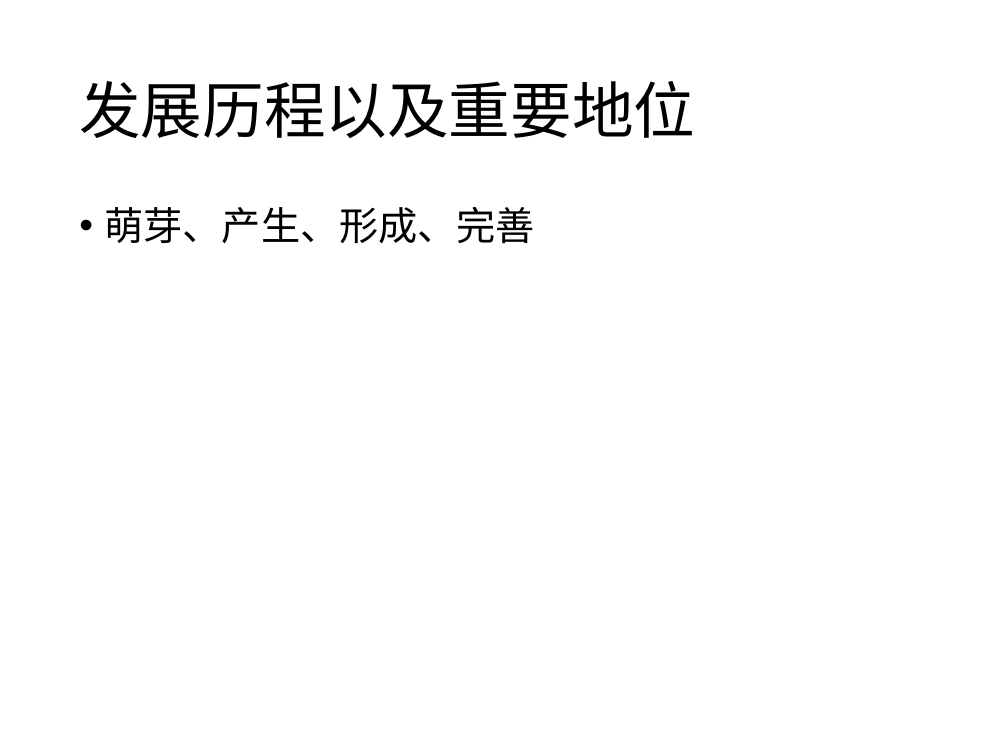
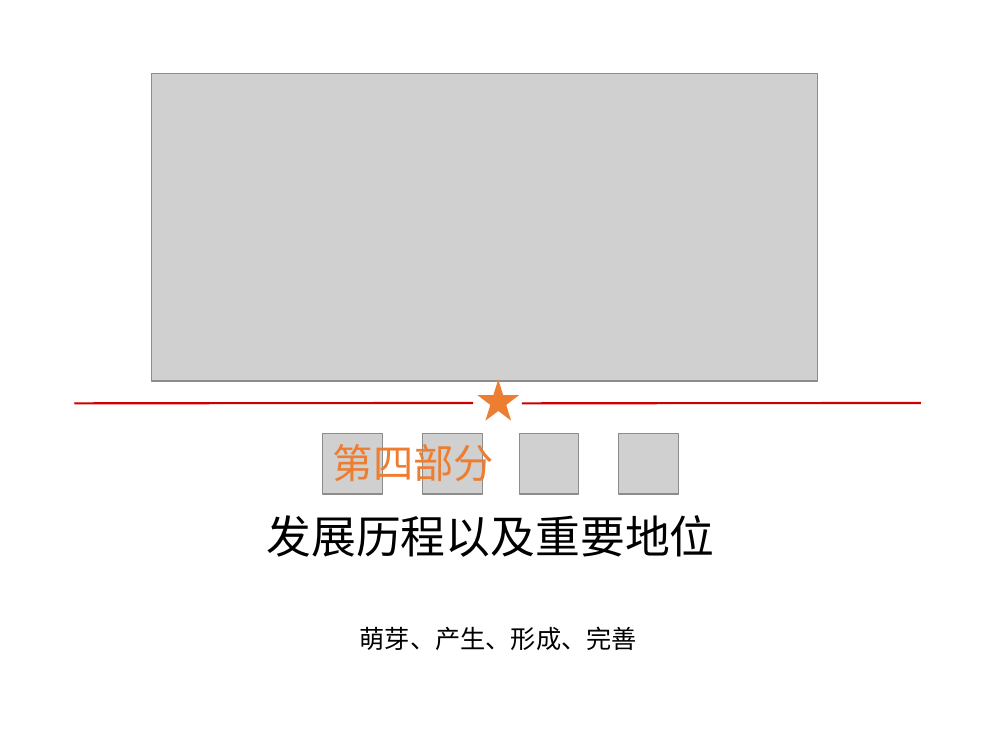
Before and after one commit to 117503445/history-ppt, a slide deck: slide 20 of 近代史张都铭小组.pptx (slide 9 before the commit). Drawn at 1008x756 pixels with LibreOffice and Linux fonts; fonts in the diff are those of the drawing; grey boxes stand for pictures; background and template pictures are left out. Boxes give left, top, right and bottom in pixels: in the first picture for what was removed or moved away, otherwise in the second. Text is boxed around its words. In the diff, an @@ line names an element or a change of style, - is before the commit and + after.

```diff
--- a/近代史张都铭小组.pptx
+++ b/近代史张都铭小组.pptx
@@ picture added at (x1=151, y1=74, x2=817, y2=381) @@
@@ star added at (x1=478, y1=379, x2=519, y2=420), fill #ED7D31 @@
@@ line added from (473, 403) to (75, 403), #CC0000 1.5 pt @@
@@ line added from (921, 403) to (522, 403), #CC0000 1.5 pt @@
@@ picture added at (x1=323, y1=434, x2=382, y2=495) @@
@@ text added at (x1=333, y1=437, x2=494, y2=489), 28.8 pt, text #ED7D31 @@
+第四部分
@@ picture added at (x1=423, y1=434, x2=483, y2=495) @@
@@ picture added at (x1=519, y1=434, x2=579, y2=495) @@
@@ picture added at (x1=619, y1=434, x2=678, y2=495) @@
@@ text "发展历程以及重要地位" moved from (x1=79, y1=81, x2=695, y2=138) to (x1=267, y1=515, x2=715, y2=557) @@
@@ text "发展历程以及重要地位" at (x1=267, y1=515, x2=715, y2=557): size 44 to 32 pt, font Noto Sans CJK SC to Noto Sans CJK JP; alignment left to justified; line spacing 0.9 to 1; vertical alignment middle to top @@
@@ text "萌芽、产生、形成、完善" moved from (x1=105, y1=207, x2=536, y2=243) to (x1=360, y1=626, x2=637, y2=650) @@
@@ text "萌芽、产生、形成、完善" at (x1=360, y1=626, x2=637, y2=650): size 28 to 18 pt, font Calibri to Noto Sans CJK SC; alignment left to centre; bullet • to none; line spacing 0.9 to 1; less space between paragraphs @@
```
Also in this commit, not shown: 13 other slides changed, 12 slides added, 2 other files.
